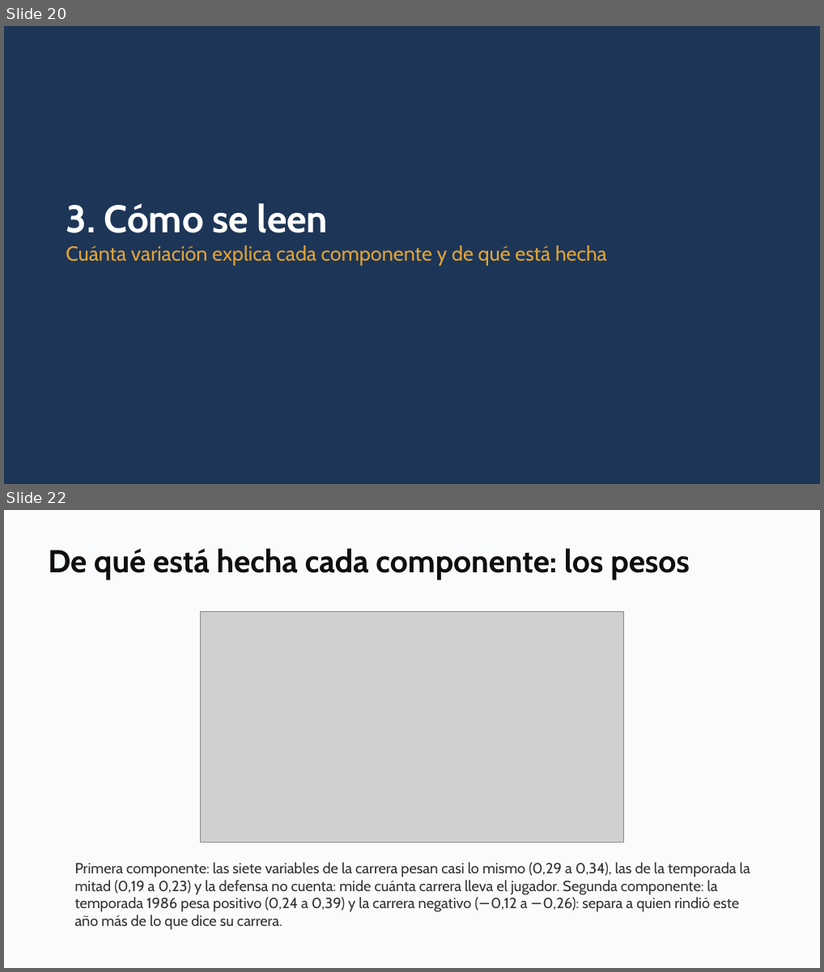
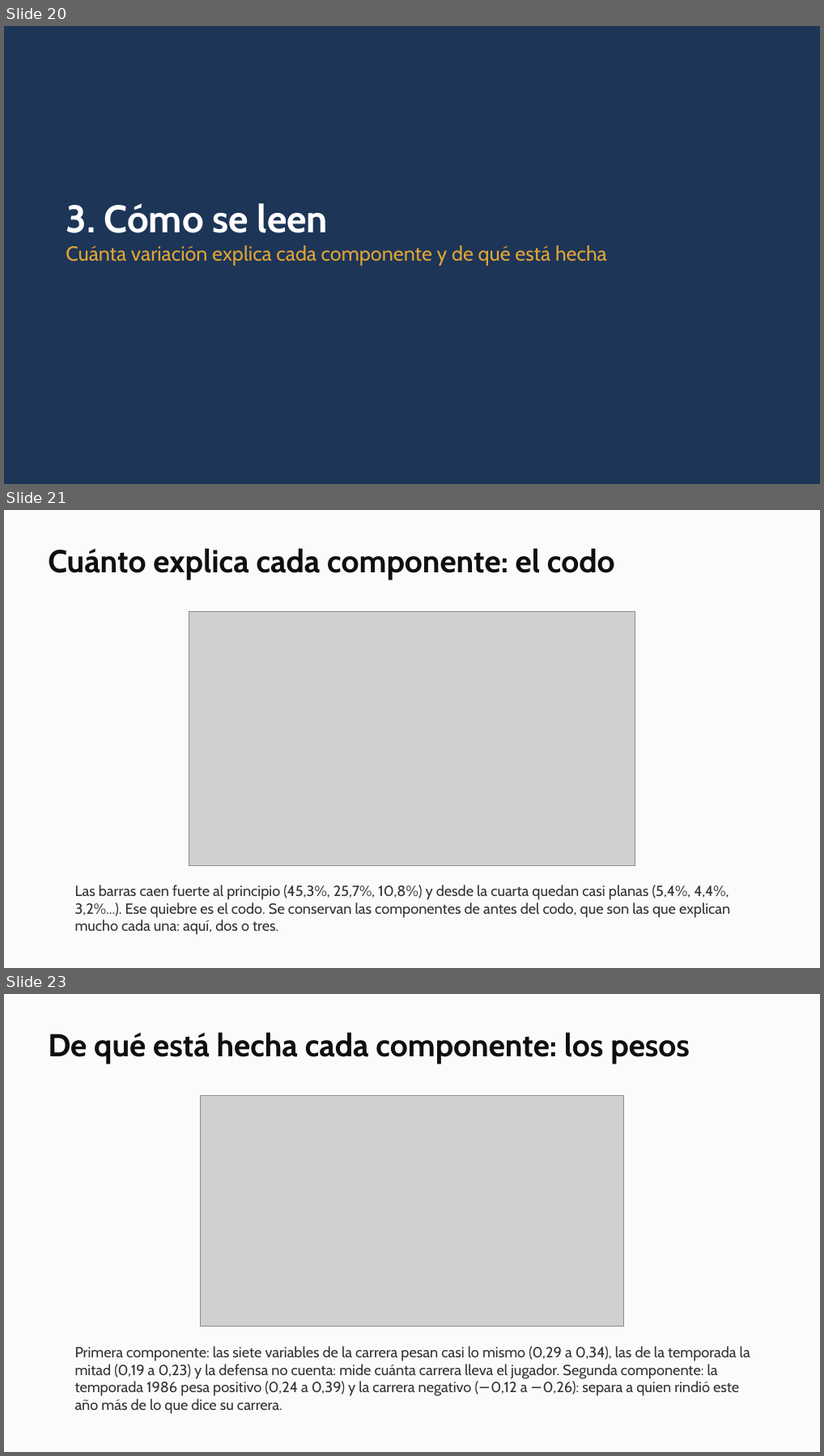
Before and after one commit to daniopitz/diplomado-cdd, a slide deck: presentaciones/clase08_componentes_principales.pptx. Shown one above the other, each under a label of ours: slides 20 and 22 before the commit, slides 20, 21 and 23 after it; the slides between them are not shown. The pictures are 824x972 and 824x1456 pixels, drawn with LibreOffice and Linux fonts; fonts in the diff are those of the drawing; grey boxes stand for pictures. Boxes give left, top, right and bottom in pixels: in the first picture for what was removed or moved away, otherwise in the second. Text is boxed around its words. In the diff, an @@ line names an element or a change of style, - is before the commit and + after.

```diff
--- a/presentaciones/clase08_componentes_principales.pptx
+++ b/presentaciones/clase08_componentes_principales.pptx
@@ slide 21 added at [4,510,820,968], background #FFFFFF @@
@@ rectangle added at [4,510,820,968], fill #FAFBFC @@
@@ text added at [48,548,616,580], 28 pt, text #0F0F0F, bold @@
+Cuánto explica cada componente: el codo
@@ picture added at [189,612,635,866] @@
@@ text added at [75,885,731,935], 13 pt, text #333333 @@
+Las barras caen fuerte al principio (45,3%, 25,7%, 10,8%) y desde la cuarta quedan casi planas (5,4%, 4,4%, 3,2%...). Ese quiebre es el codo. Se conservan las componentes de antes del codo, que son las que explican mucho cada una: aquí, dos o tres.
@@ what was slide 22 is now slide 23 @@
```
Also in this commit, not shown: 2 slides changed, 1 other slide added, 1 slide removed, 3 other files.
